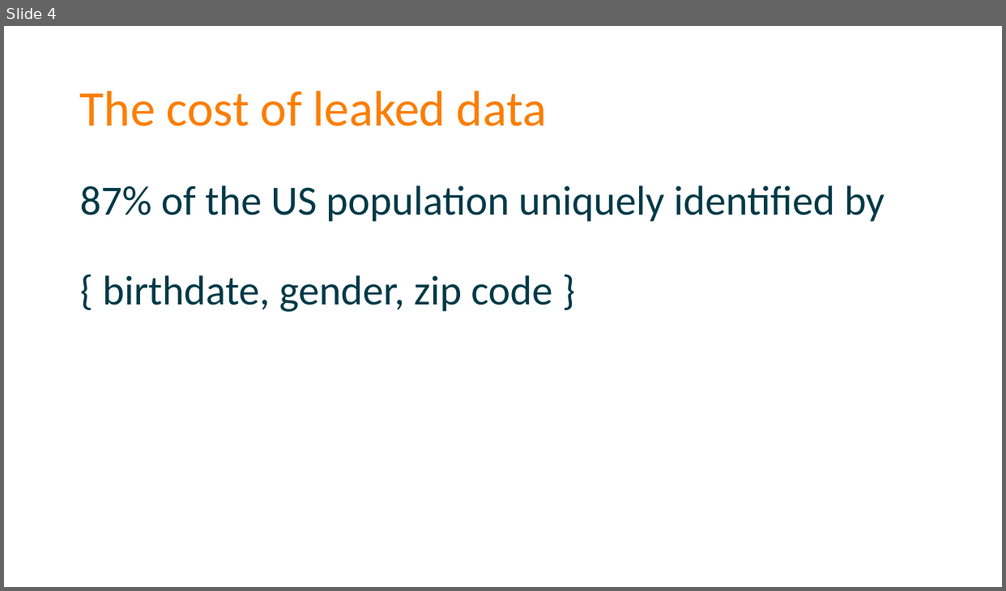
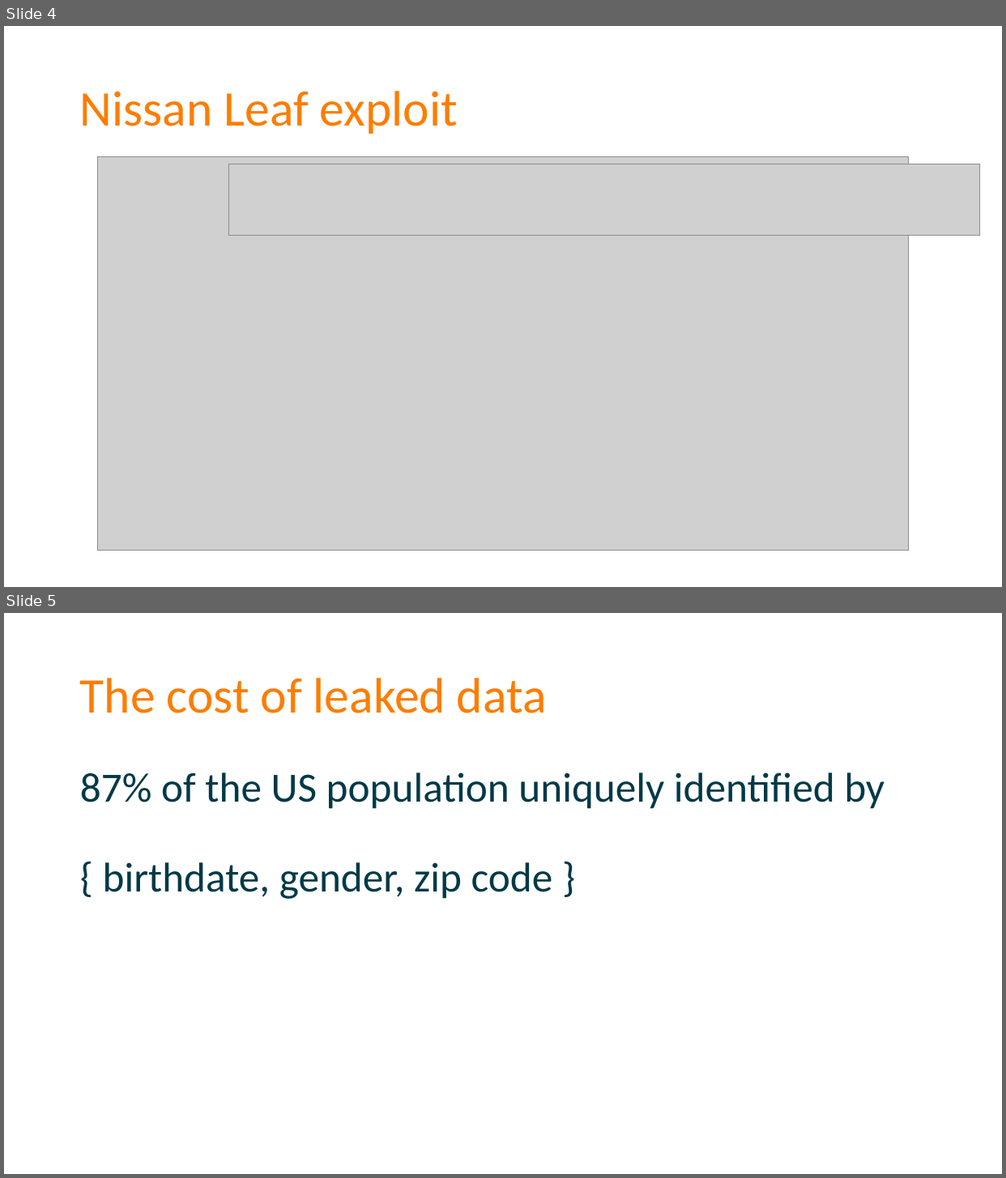
Before and after one commit to spetryjohnson/Securing-Your-API-Endpoints---StirTrek-2016, a slide deck: Securing Your API Endpoints - CodeMash 2016.pptx. Shown one above the other, each under a label of ours: slide 4 before the commit, slides 4 and 5 after it. The pictures are 1006x591 and 1006x1178 pixels, drawn with LibreOffice and Linux fonts; fonts in the diff are those of the drawing; grey boxes stand for pictures. Boxes give left, top, right and bottom in pixels: in the first picture for what was removed or moved away, otherwise in the second. Text is boxed around its words. In the diff, an @@ line names an element or a change of style, - is before the commit and + after.

Commit message:
Minor tweaks while rehearsing
Added LEAF slide, refreshing some narrative

```diff
--- a/Securing Your API Endpoints - CodeMash 2016.pptx
+++ b/Securing Your API Endpoints - CodeMash 2016.pptx
@@ slide 4 added at box(4, 26, 1002, 587), background #FFFFFF @@
@@ title added at box(80, 91, 458, 134), 48 pt, text #FD7D00 @@
+Nissan Leaf exploit
@@ picture added at box(98, 156, 908, 550) @@
@@ picture added at box(229, 165, 980, 236) @@
@@ what was slide 4 is now slide 5 @@
```
Also in this commit, not shown: 1 other slide added, 2 other files.
